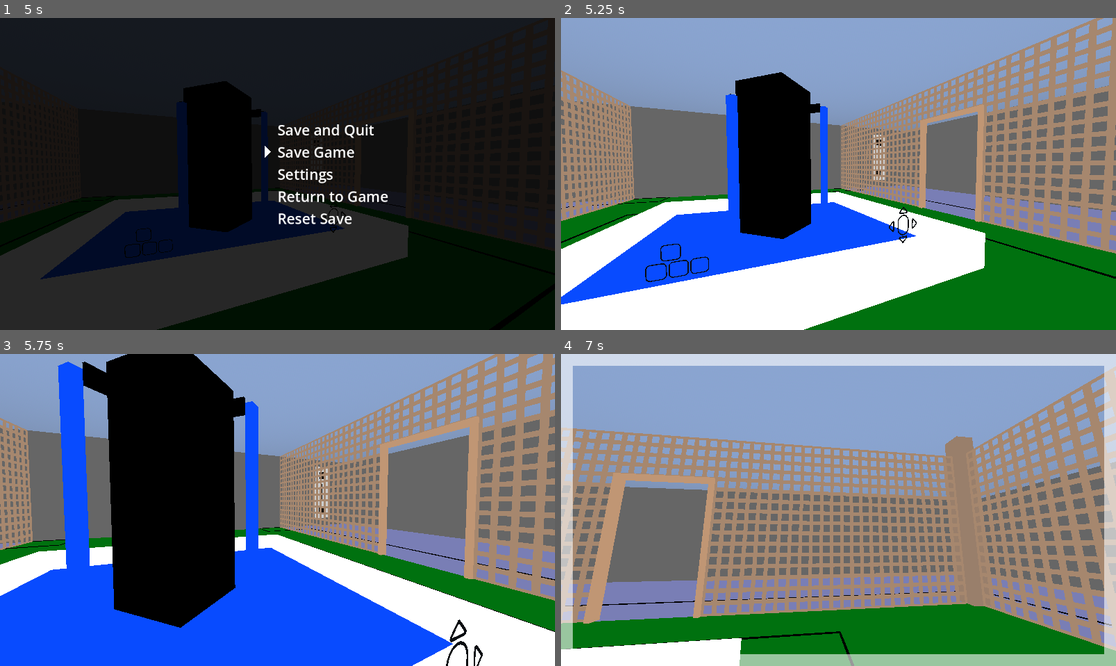
Above: before the commit, frames 1-4 (two rows, left to right).
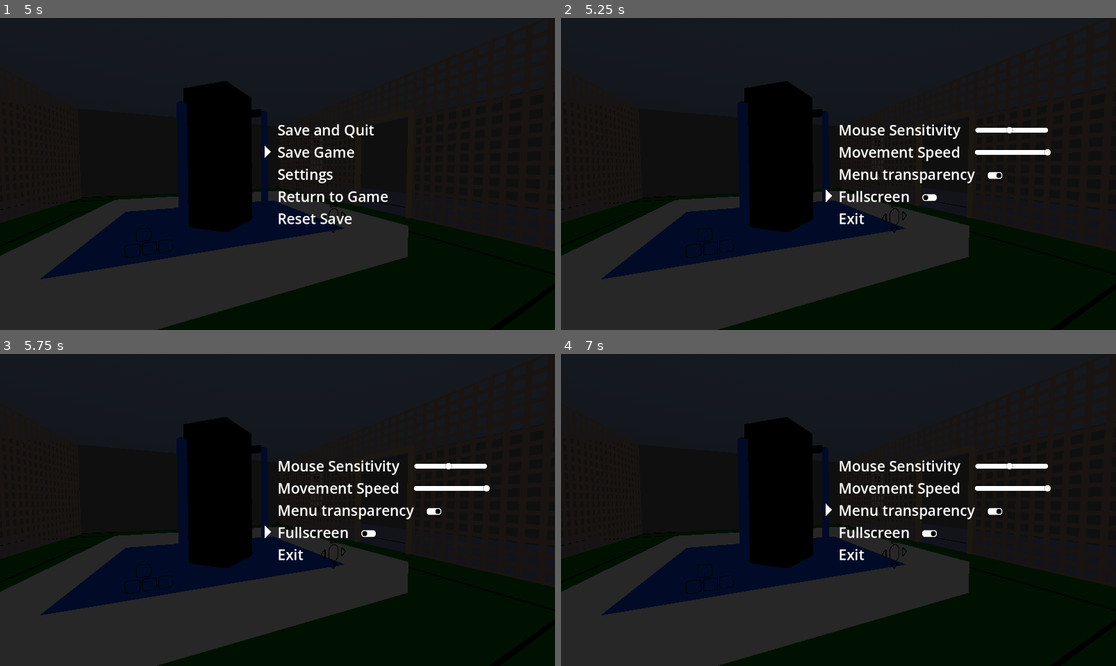
Above: after the commit, the same moments.

Repository: MarkRoss470/grid-puzzle-game
Game: Godot game, scene res://scenes/Main.tscn
The game is run twice, just before and just after one commit, with the same random seed, the same clock (stepped at 60 frames per second) and the same inputs.
Inputs (mouse positions are in pixels of both pictures, inside the frame that each line leads up to):
- Up to frame 1 (5 s): tap Enter (ui_accept) at 0.5, 0.6, 0.77, 1.07, 1.52, 1.55, 1.82, 2, 2.3, 2.85, 3.02, 3.32, 3.5, 3.77, 3.8, 4.07, 4.52, 4.55, 4.82 s; move the mouse to (271, 180) at 0.52 s; hold W (move_forward) 0.53-2.03 s; click (271, 180) at 0.67 s; move the mouse to (316, 177) at 1.27 s; tap Space (free_mouse) at 1.35, 3.6 s; click (316, 177) at 1.42 s; move the mouse to (111, 127) at 2.02 s; hold Shift (run) 2.03-2.78 s; hold A (move_left) 2.03-3.53 s; click (111, 127) at 2.17 s; tap R (reset) at 2.75, 4.9 s; move the mouse to (305, 174) at 2.77 s; click (305, 174) at 2.92 s; move the mouse to (194, 96) at 3.52 s; hold S (move_backward) 3.53-4.28 s; click (194, 96) at 3.67 s; tap Escape (pause) at 4.15 s; move the mouse to (399, 158) at 4.27 s; hold D (move_right) from 4.28 s (still down); tap Shift (run) at 4.35 s; click (399, 158) at 4.42 s
- Up to frame 2 (5.25 s): tap R (reset) at 5 s; move the mouse to (727, 189) at 5.02 s; release D (move_right) at 5.03 s; hold W (move_forward) from 5.03 s (still down); tap Enter (ui_accept) at 5.1 s; click (727, 189) at 5.17 s
- Up to frame 3 (5.75 s): keep holding W (move_forward)
- Up to frame 4 (7 s): release W (move_forward) at 5.75 s; click (993, 513) at 5.77 s; tap Enter (ui_accept) at 6.5, 6.77, 6.8 s; move the mouse to (849, 503) at 6.52 s; hold D (move_right) from 6.53 s (still down); tap Space (free_mouse) at 6.6 s; click (849, 503) at 6.67 s

Frame 1 is identical in both runs. In frame 2, 94% of the frame differs, in the area x 0-100%, y 0-100%; in frame 3, 92%; in frame 4, 100%.

Commit message:
Made selectable area of menu items wider

Diff:
--- a/PauseMenu.tscn
+++ b/PauseMenu.tscn
@@ -32,6 +32,7 @@
 CheckBox/styles/pressed = SubResource("StyleBoxFlat_u3msc")
 CheckButton/icons/checked = ExtResource("2_ps4fx")
 CheckButton/icons/unchecked = ExtResource("3_ia4a5")
+HSlider/constants/center_grabber = 1
 HSlider/icons/grabber = ExtResource("2_kffsq")
 HSlider/icons/grabber_highlight = ExtResource("2_kffsq")
 HSlider/styles/slider = SubResource("StyleBoxFlat_4vav6")
@@ -71,92 +72,6 @@
 color = Color(0, 0, 0, 1)
 
 [node name="Pause" type="VBoxContainer" parent="Control"]
-custom_minimum_size = Vector2(100, 1.45519e-11)
-layout_mode = 1
-anchors_preset = -1
-anchor_left = 0.5
-anchor_right = 1.0
-anchor_bottom = 1.0
-grow_horizontal = 2
-grow_vertical = 2
-alignment = 1
-
-[node name="Save and Quit" type="Label" parent="Control/Pause"]
-layout_mode = 2
-mouse_filter = 0
-text = "Save and Quit"
-
-[node name="ColorRect" type="ColorRect" parent="Control/Pause/Save and Quit"]
-layout_mode = 1
-anchors_preset = -1
-anchor_left = -1.001
-anchor_right = 1.0
-offset_left = 0.57605
-offset_bottom = 41.0
-mouse_filter = 1
-color = Color(1, 1, 1, 0)
-
-[node name="Save Game" type="Label" parent="Control/Pause"]
-layout_mode = 2
-mouse_filter = 0
-text = "Save Game"
-
-[node name="ColorRect" type="ColorRect" parent="Control/Pause/Save Game"]
-layout_mode = 1
-anchors_preset = -1
-anchor_left = -1.001
-anchor_right = 1.0
-offset_left = 0.57605
-offset_bottom = 41.0
-mouse_filter = 1
-color = Color(1, 1, 1, 0)
-
-[node name="Settings" type="Label" parent="Control/Pause"]
-layout_mode = 2
-mouse_filter = 0
-text = "Settings"
-
-[node name="ColorRect" type="ColorRect" parent="Control/Pause/Settings"]
-layout_mode = 1
-anchors_preset = -1
-anchor_left = -1.001
-anchor_right = 1.0
-offset_left = 0.57605
-offset_bottom = 41.0
-mouse_filter = 1
-color = Color(1, 1, 1, 0)
-
-[node name="Return to Game" type="Label" parent="Control/Pause"]
-layout_mode = 2
-mouse_filter = 0
-text = "Return to Game"
-
-[node name="ColorRect" type="ColorRect" parent="Control/Pause/Return to Game"]
-layout_mode = 1
-anchors_preset = -1
-anchor_left = -1.001
-anchor_right = 1.0
-offset_left = 0.57605
-offset_bottom = 41.0
-mouse_filter = 1
-color = Color(1, 1, 1, 0)
-
-[node name="Reset Save" type="Label" parent="Control/Pause"]
-layout_mode = 2
-mouse_filter = 0
-text = "Reset Save"
-
-[node name="ColorRect" type="ColorRect" parent="Control/Pause/Reset Save"]
-layout_mode = 1
-anchors_preset = -1
-anchor_left = -1.001
-anchor_right = 1.0
-offset_left = 0.57605
-offset_bottom = 41.0
-mouse_filter = 1
-color = Color(1, 1, 1, 0)
-
-[node name="Settings" type="VBoxContainer" parent="Control"]
 visible = false
 custom_minimum_size = Vector2(100, 1.45519e-11)
 layout_mode = 1
@@ -164,21 +79,114 @@
 anchor_left = 0.5
 anchor_right = 1.0
 anchor_bottom = 1.0
-offset_left = -64.0
-offset_top = -32.0
-offset_right = -64.0
-offset_bottom = -32.0
 grow_horizontal = 2
 grow_vertical = 2
 alignment = 1
 
+[node name="Save and Quit" type="Label" parent="Control/Pause"]
+layout_mode = 2
+mouse_filter = 0
+text = "Save and Quit"
+
+[node name="Selection Area" type="ColorRect" parent="Control/Pause/Save and Quit"]
+layout_mode = 1
+anchors_preset = -1
+anchor_left = -1.001
+anchor_right = 1.0
+offset_left = 0.57605
+offset_bottom = 41.0
+mouse_filter = 1
+color = Color(1, 1, 1, 0)
+
+[node name="Save Game" type="Label" parent="Control/Pause"]
+layout_mode = 2
+mouse_filter = 0
+text = "Save Game"
+
+[node name="Selection Area" type="ColorRect" parent="Control/Pause/Save Game"]
+layout_mode = 1
+anchors_preset = -1
+anchor_left = -1.001
+anchor_right = 1.0
+offset_left = 0.57605
+offset_bottom = 41.0
+mouse_filter = 1
+color = Color(1, 1, 1, 0)
+
+[node name="Settings" type="Label" parent="Control/Pause"]
+layout_mode = 2
+mouse_filter = 0
+text = "Settings"
+
+[node name="Selection Area" type="ColorRect" parent="Control/Pause/Settings"]
+layout_mode = 1
+anchors_preset = -1
+anchor_left = -1.001
+anchor_right = 1.0
+offset_left = 0.57605
+offset_bottom = 41.0
+mouse_filter = 1
+color = Color(1, 1, 1, 0)
+
+[node name="Return to Game" type="Label" parent="Control/Pause"]
+layout_mode = 2
+mouse_filter = 0
+text = "Return to Game"
+
+[node name="Selection Area" type="ColorRect" parent="Control/Pause/Return to Game"]
+layout_mode = 1
+anchors_preset = -1
+anchor_left = -1.001
+anchor_right = 1.0
+offset_left = 0.57605
+offset_bottom = 41.0
+mouse_filter = 1
+color = Color(1, 1, 1, 0)
+
+[node name="Reset Save" type="Label" parent="Control/Pause"]
+layout_mode = 2
+mouse_filter = 0
+text = "Reset Save"
+
+[node name="Selection Area" type="ColorRect" parent="Control/Pause/Reset Save"]
+layout_mode = 1
+anchors_preset = -1
+anchor_left = -1.001
+anchor_right = 1.0
+offset_left = 0.57605
+offset_bottom = 41.0
+mouse_filter = 1
+color = Color(1, 1, 1, 0)
+
+[node name="Settings" type="VBoxContainer" parent="Control"]
+custom_minimum_size = Vector2(100, 1.45519e-11)
+layout_mode = 1
+anchors_preset = -1
+anchor_left = 0.5
+anchor_right = 1.0
+anchor_bottom = 1.0
+grow_horizontal = 2
+grow_vertical = 2
+alignment = 1
+
 [node name="Mouse Sensitivity" type="Label" parent="Control/Settings"]
 layout_mode = 2
 size_flags_horizontal = 0
 mouse_filter = 0
 text = "Mouse Sensitivity"
 
-[node name="HSlider" type="HSlider" parent="Control/Settings/Mouse Sensitivity"]
+[node name="Selection Area" type="ColorRect" parent="Control/Settings/Mouse Sensitivity"]
+layout_mode = 1
+anchors_preset = -1
+anchor_left = -9.644
+anchor_right = 8.684
+offset_left = -0.0678711
+offset_right = -0.052002
+offset_bottom = 41.0
+mouse_filter = 1
+color = Color(1, 1, 1, 0)
+
+[node name="Slider" type="HSlider" parent="Control/Settings/Mouse Sensitivity"]
 layout_mode = 1
 anchors_preset = 6
 anchor_left = 1.0
@@ -186,13 +194,14 @@
 anchor_right = 1.0
 anchor_bottom = 0.5
 offset_left = 31.0
-offset_top = -7.5
+offset_top = -9.5
 offset_right = 182.0
-offset_bottom = 8.5
+offset_bottom = 10.5
 grow_horizontal = 0
 grow_vertical = 2
+focus_mode = 0
 min_value = 0.0005
-max_value = 0.1
+max_value = 0.01
 step = 0.0005
 value = 0.0005
 
@@ -202,7 +211,18 @@
 mouse_filter = 0
 text = "Movement Speed"
 
-[node name="HSlider" type="HSlider" parent="Control/Settings/Movement Speed"]
+[node name="Selection Area" type="ColorRect" parent="Control/Settings/Movement Speed"]
+layout_mode = 1
+anchors_preset = -1
+anchor_left = -9.644
+anchor_right = 8.684
+offset_left = -0.0678711
+offset_right = -0.052002
+offset_bottom = 41.0
+mouse_filter = 1
+color = Color(1, 1, 1, 0)
+
+[node name="Slider" type="HSlider" parent="Control/Settings/Movement Speed"]
 layout_mode = 1
 anchors_preset = 6
 anchor_left = 1.0
@@ -210,11 +230,12 @@
 anchor_right = 1.0
 anchor_bottom = 0.5
 offset_left = 31.0
-offset_top = -7.5
+offset_top = -9.5
 offset_right = 182.0
-offset_bottom = 8.5
+offset_bottom = 10.5
 grow_horizontal = 0
 grow_vertical = 2
+focus_mode = 0
 min_value = 0.5
 max_value = 3.0
 step = 0.1
@@ -225,6 +246,17 @@
 size_flags_horizontal = 0
 mouse_filter = 0
 text = "Menu transparency"
+
+[node name="Selection Area" type="ColorRect" parent="Control/Settings/Menu transparency"]
+layout_mode = 1
+anchors_preset = -1
+anchor_left = -9.644
+anchor_right = 8.684
+offset_left = -0.0678711
+offset_right = -0.052002
+offset_bottom = 41.0
+mouse_filter = 1
+color = Color(1, 1, 1, 0)
 
 [node name="CheckButton" type="CheckButton" parent="Control/Settings/Menu transparency"]
 layout_mode = 1
@@ -237,12 +269,24 @@
 offset_top = -12.01
 offset_right = 62.868
 offset_bottom = 11.99
+focus_mode = 0
 
 [node name="Fullscreen" type="Label" parent="Control/Settings"]
 layout_mode = 2
 size_flags_horizontal = 0
 mouse_filter = 0
 text = "Fullscreen"
+
+[node name="Selection Area" type="ColorRect" parent="Control/Settings/Fullscreen"]
+layout_mode = 1
+anchors_preset = -1
+anchor_left = -9.644
+anchor_right = 8.684
+offset_left = -0.0678711
+offset_right = -0.0518799
+offset_bottom = 41.0
+mouse_filter = 1
+color = Color(1, 1, 1, 0)
 
 [node name="CheckButton" type="CheckButton" parent="Control/Settings/Fullscreen"]
 layout_mode = 1
@@ -255,11 +299,23 @@
 offset_top = -12.01
 offset_right = 62.868
 offset_bottom = 11.99
+focus_mode = 0
 
 [node name="Exit" type="Label" parent="Control/Settings"]
 layout_mode = 2
 mouse_filter = 0
 text = "Exit"
+
+[node name="Selection Area" type="ColorRect" parent="Control/Settings/Exit"]
+layout_mode = 1
+anchors_preset = -1
+anchor_left = -9.644
+anchor_right = 8.684
+offset_left = -0.0678711
+offset_right = -0.052002
+offset_bottom = 41.0
+mouse_filter = 1
+color = Color(1, 1, 1, 0)
 
 [node name="Reset Save Confirmation" type="VBoxContainer" parent="Control"]
 visible = false
@@ -278,10 +334,32 @@
 mouse_filter = 0
 text = "Confirm"
 
+[node name="Selection Area" type="ColorRect" parent="Control/Reset Save Confirmation/Confirm"]
+layout_mode = 1
+anchors_preset = -1
+anchor_left = -9.644
+anchor_right = 8.684
+offset_left = -0.0678711
+offset_right = -0.052002
+offset_bottom = 41.0
+mouse_filter = 1
+color = Color(1, 1, 1, 0)
+
 [node name="Cancel" type="Label" parent="Control/Reset Save Confirmation"]
 layout_mode = 2
 mouse_filter = 0
 text = "Cancel"
+
+[node name="Selection Area" type="ColorRect" parent="Control/Reset Save Confirmation/Cancel"]
+layout_mode = 1
+anchors_preset = -1
+anchor_left = -9.644
+anchor_right = 8.684
+offset_left = -0.0678711
+offset_right = -0.052002
+offset_bottom = 41.0
+mouse_filter = 1
+color = Color(1, 1, 1, 0)
 
 [node name="Selection Triangle" type="TextureRect" parent="Control"]
 layout_mode = 1
@@ -308,10 +386,10 @@
 [connection signal="mouse_entered" from="Control/Pause/Reset Save" to="." method="on_menu_item_mouse_entered" binds= [4]]
 [connection signal="gui_input" from="Control/Settings/Mouse Sensitivity" to="." method="on_menu_item_gui_input" binds= [0]]
 [connection signal="mouse_entered" from="Control/Settings/Mouse Sensitivity" to="." method="on_menu_item_mouse_entered" binds= [0]]
-[connection signal="value_changed" from="Control/Settings/Mouse Sensitivity/HSlider" to="." method="on_menu_item_slider_input" binds= [0]]
+[connection signal="value_changed" from="Control/Settings/Mouse Sensitivity/Slider" to="." method="on_menu_item_slider_input" binds= [0]]
 [connection signal="gui_input" from="Control/Settings/Movement Speed" to="." method="on_menu_item_gui_input" binds= [1]]
 [connection signal="mouse_entered" from="Control/Settings/Movement Speed" to="." method="on_menu_item_mouse_entered" binds= [1]]
-[connection signal="value_changed" from="Control/Settings/Movement Speed/HSlider" to="." method="on_menu_item_slider_input" binds= [1]]
+[connection signal="value_changed" from="Control/Settings/Movement Speed/Slider" to="." method="on_menu_item_slider_input" binds= [1]]
 [connection signal="gui_input" from="Control/Settings/Menu transparency" to="." method="on_menu_item_gui_input" binds= [2]]
 [connection signal="mouse_entered" from="Control/Settings/Menu transparency" to="." method="on_menu_item_mouse_entered" binds= [2]]
 [connection signal="toggled" from="Control/Settings/Menu transparency/CheckButton" to="." method="on_menu_item_check_button_input" binds= [2]]
--- a/scripts/Player and UI/PauseMenu.gd
+++ b/scripts/Player and UI/PauseMenu.gd
@@ -41,6 +41,7 @@
 	MOVEMENT_SPEED,
 	MENU_TRANSPARENCY,
 	FULLSCREEN,
+
 	EXIT,
 }
 
@@ -73,11 +74,11 @@
 	# Set the UI components for settings to match the saved value of the settings
 	for i in len(setting_types):
 		if setting_types[i] == SettingType.Slider:
-			var slider: HSlider = menus[Menu.SETTINGS].get_child(i).get_child(0)
+			var slider: HSlider = menus[Menu.SETTINGS].get_child(i).get_node("Slider")
 			var setting_value = Settings.get_setting(settings[i])
 			slider.value = setting_value
 		elif setting_types[i] == SettingType.CheckButton:
-			var check_button: CheckButton = menus[Menu.SETTINGS].get_child(i).get_child(0)
+			var check_button: CheckButton = menus[Menu.SETTINGS].get_child(i).get_node("CheckButton")
 			var setting_value = Settings.get_setting(settings[i])
 			check_button.button_pressed = setting_value
 
@@ -105,14 +106,14 @@
 	if !is_paused:
 		return
 
-	if Input.is_action_just_pressed("ui_down"):
+	if Input.is_action_just_pressed("ui_down") or Input.is_action_just_pressed("move_backward"):
 		selected += 1
 		if selected >= menus[current_menu].get_child_count():
 			selected -= 1
 
 		set_pointer_position()
 
-	if Input.is_action_just_pressed("ui_up"):
+	if Input.is_action_just_pressed("ui_up") or Input.is_action_just_pressed("move_forward"):
 		selected -= 1
 		if selected < 0:
 			selected += 1
@@ -123,20 +124,28 @@
 		select_item()
 
 	if current_menu == Menu.SETTINGS and setting_types[selected] == SettingType.Slider:
+		var is_even_frame := Engine.get_process_frames() % 4 == 0
+
 		# These updates triggers a value_changed event,
 		# so there's no need to manually call on_menu_item_slider_input
-		if Input.is_action_pressed("ui_right"):
-			var slider: HSlider = menus[Menu.SETTINGS].get_child(selected).get_child(0)
+		if is_even_frame and (Input.is_action_pressed("ui_right") or Input.is_action_pressed("move_right")):
+			var slider: HSlider = menus[Menu.SETTINGS].get_child(selected).get_node("Slider")
 			slider.value += slider.step
 
-		if Input.is_action_pressed("ui_left"):
-			var slider: HSlider = menus[Menu.SETTINGS].get_child(selected).get_child(0)
+		if is_even_frame and (Input.is_action_pressed("ui_left") or Input.is_action_pressed("move_left")):
+			var slider: HSlider = menus[Menu.SETTINGS].get_child(selected).get_node("Slider")
 			slider.value -= slider.step
 
 		if Input.is_action_just_pressed("reset"):
-			var slider: HSlider = menus[Menu.SETTINGS].get_child(selected).get_child(0)
+			var slider: HSlider = menus[Menu.SETTINGS].get_child(selected).get_node("Slider")
 			var reset_value = Settings.reset_setting(settings[selected])
 			slider.value = reset_value
+
+	if current_menu == Menu.SETTINGS and setting_types[selected] == SettingType.CheckButton:
+		if Input.is_action_just_pressed("reset"):
+			var check_button: CheckButton = menus[Menu.SETTINGS].get_child(selected).get_node("CheckButton")
+			var reset_value = Settings.reset_setting(settings[selected])
+			check_button.button_pressed = reset_value
 
 func pause():
 	get_tree().paused = true
@@ -185,7 +194,7 @@
 		if selected == SettingsMenuItems.EXIT:
 			set_menu(Menu.PAUSE)
 		elif setting_types[selected] == SettingType.CheckButton:
-			var check_button: CheckButton = menus[Menu.SETTINGS].get_child(selected).get_child(0)
+			var check_button: CheckButton = menus[Menu.SETTINGS].get_child(selected).get_node("CheckButton")
 			# Don't need to set the actual setting here because that happens in the callback from setting the value
 			check_button.button_pressed = !check_button.button_pressed
 
@@ -213,7 +222,7 @@
 # Callback for when the player clicks on a menu item
 func on_menu_item_gui_input(event: InputEvent, menu_item: int):
 	if event is InputEventMouseButton:
-		if event.button_index == MOUSE_BUTTON_LEFT:
+		if event.button_index == MOUSE_BUTTON_LEFT and event.pressed:
 			selected = menu_item
 			select_item()
 
